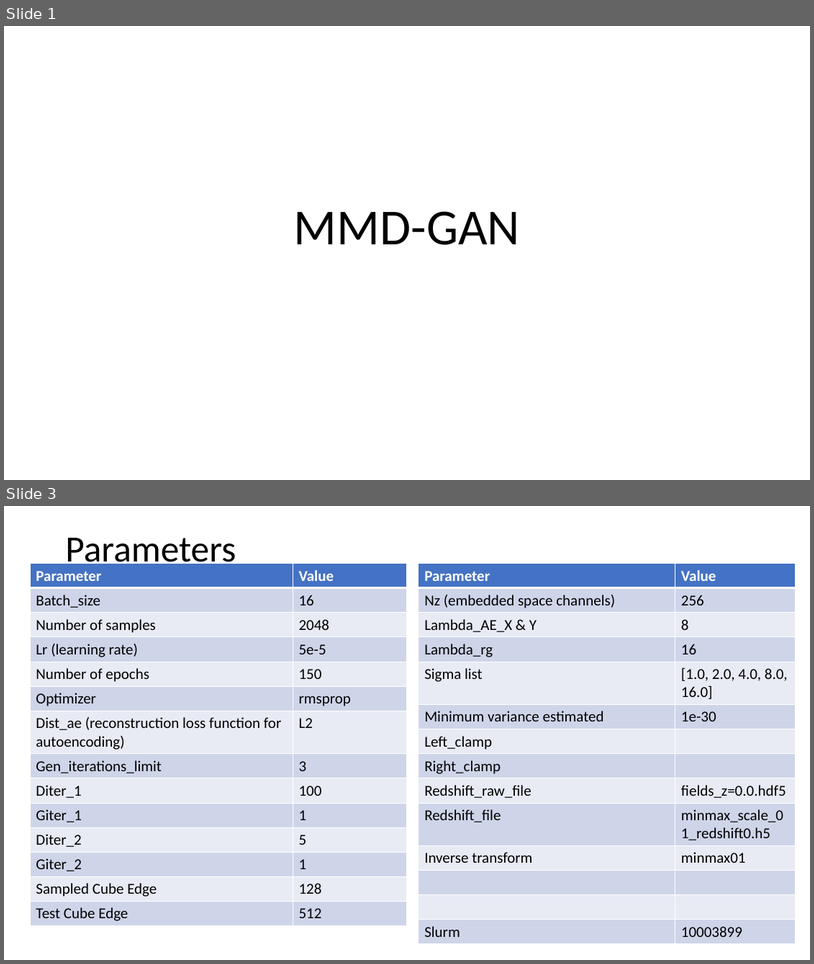
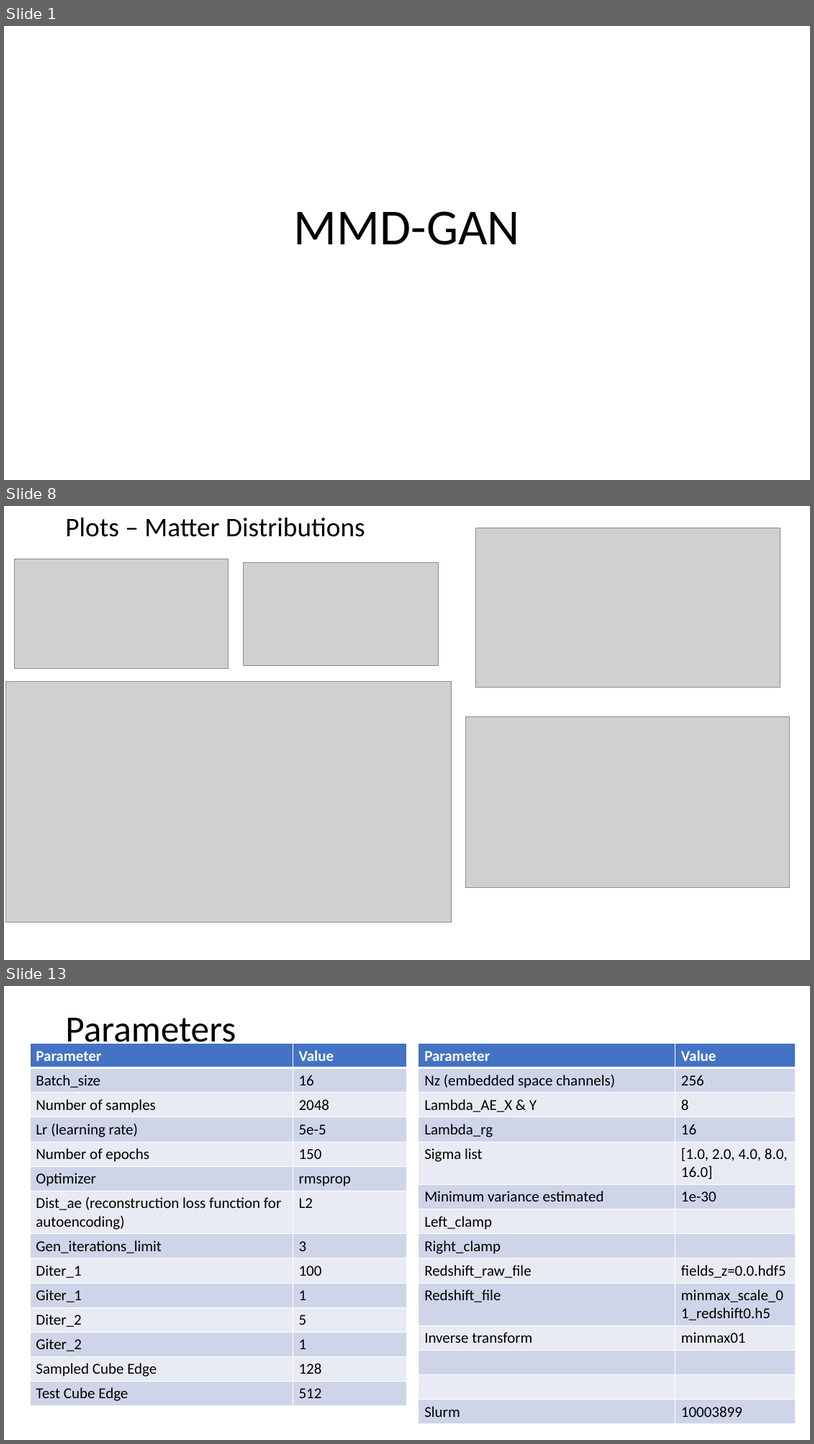
Before and after one commit to NYU-CDS-Capstone-Project/HydroGAN, a slide deck: mmd_gan/mmd_gan_deck.pptx. Shown one above the other, each under a label of ours: slides 1 and 3 before the commit, slides 1, 8 and 13 after it; the slides between them are not shown. The pictures are 814x964 and 814x1444 pixels, drawn with LibreOffice and Linux fonts; fonts in the diff are those of the drawing; grey boxes stand for pictures. Boxes give left, top, right and bottom in pixels: in the first picture for what was removed or moved away, otherwise in the second. Text is boxed around its words. In the diff, an @@ line names an element or a change of style, - is before the commit and + after.

```diff
--- a/mmd_gan/mmd_gan_deck.pptx
+++ b/mmd_gan/mmd_gan_deck.pptx
@@ slide 8 added at bbox=[4, 506, 810, 960], background #FFFFFF @@
@@ text added at bbox=[65, 518, 365, 537], 32 pt, text #000000 @@
+Plots – Matter Distributions
@@ picture added at bbox=[476, 528, 781, 687] @@
@@ picture added at bbox=[14, 559, 229, 669] @@
@@ picture added at bbox=[244, 562, 438, 665] @@
@@ picture added at bbox=[6, 682, 452, 921] @@
@@ picture added at bbox=[466, 716, 790, 888] @@
@@ what was slide 3 is now slide 13 @@
```
Also in this commit, not shown: 2 slides changed, 9 other slides added, 3 other files.
